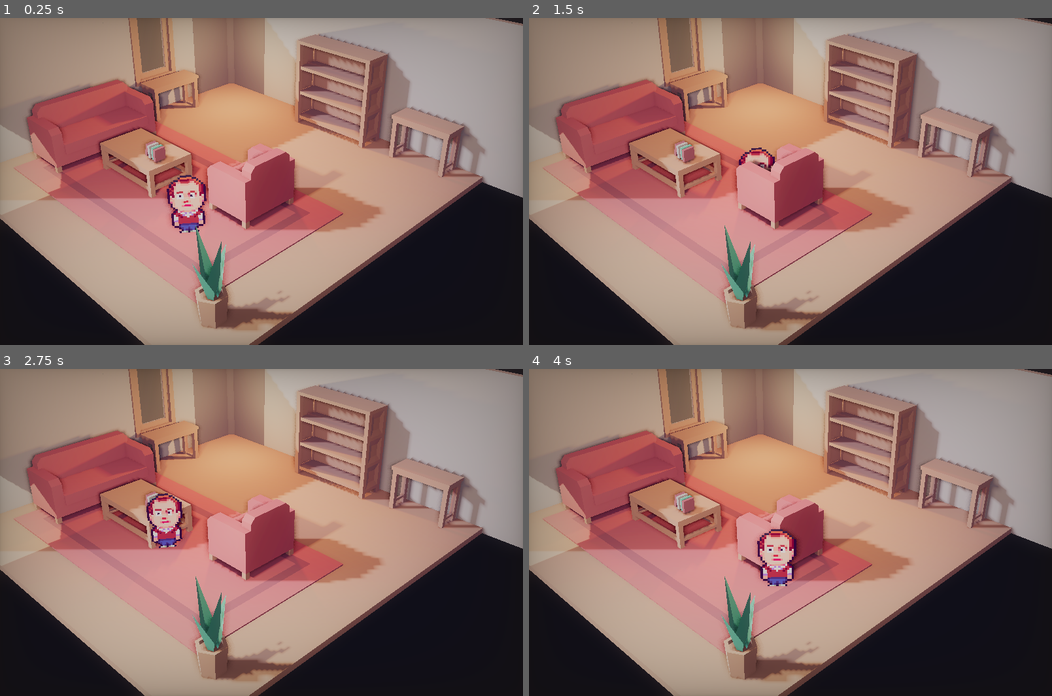
Above: before the commit, frames 1-4 (two rows, left to right).
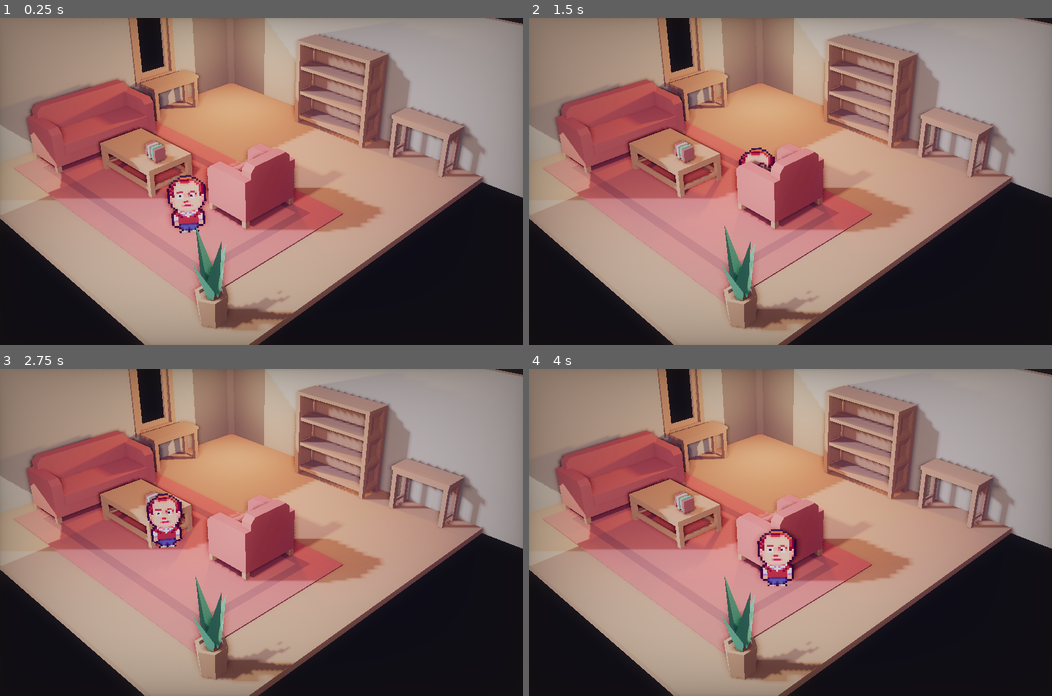
Above: after the commit, the same moments.

Repository: TerjeBallestad/godot-2D-HD
Game: Godot game, scene res://scenes/interior/interior_scene.tscn
Two runs of this game, one before a commit and one after it. Both use one fixed random seed, a clock stepped at 60 frames per second and the inputs below.
Inputs (mouse positions are in pixels of both pictures, inside the frame that each line leads up to):
- Up to frame 1 (0.25 s): no input
- Up to frame 2 (1.5 s): tap Enter at 0.5 s; move the mouse to (905, 165) at 0.52 s; tap Q at 0.6 s; click (905, 165) at 0.67 s; drag from (685, 197) to (764, 246) at 1.27 s
- Up to frame 3 (2.75 s): move the mouse to (313, 460) at 2.02 s; tap R at 2.1 s; click (313, 460) at 2.17 s
- Up to frame 4 (4 s): tap Space at 2.75 s; drag from (764, 597) to (633, 483) at 2.77 s; move the mouse to (947, 581) at 3.52 s; tap Q at 3.6 s; click (947, 581) at 3.67 s

The runs differ from the first frame. In frame 1, 0.7% of the frame differs, in the area x 26-32%, y 0-17%; in frame 2, 0.7%; in frame 3, 0.7%; in frame 4, 0.7%.

Commit message:
fix(05-01): remove invalid return from shader fragment function
Godot spatial shaders don't support early return in fragment().
Refactored to use if/else structure instead.

Co-Authored-By: Claude Opus 4.5 <noreply@anthropic.com>

Diff:
--- a/shaders/tilt_shift.gdshader
+++ b/shaders/tilt_shift.gdshader
@@ -24,34 +24,35 @@
 
 
 void fragment() {
-	// Early return with unblurred screen if disabled
+	vec3 color;
+
 	if (!enabled) {
-		ALBEDO = texture(screen_texture, SCREEN_UV).rgb;
-		return;
+		// Pass through unblurred screen when disabled
+		color = texture(screen_texture, SCREEN_UV).rgb;
+	} else {
+		// Sample depth and reconstruct world position
+		float depth_raw = texture(depth_texture, SCREEN_UV).x;
+		vec3 ndc = vec3(SCREEN_UV * 2.0 - 1.0, depth_raw);
+		vec4 position_view = INV_PROJECTION_MATRIX * vec4(ndc, 1.0);
+		position_view.xyz /= position_view.w;
+		vec4 world = INV_VIEW_MATRIX * position_view;
+		vec3 world_position = world.xyz / world.w;
+
+		// Spherical distance from focal point (user decision: spherical shape)
+		float dist_to_focal = distance(world_position, focal_point);
+
+		// Smooth ease falloff (user decision: slow start, accelerates)
+		float blur_factor = smoothstep(focus_distance, focus_distance + blur_transition, dist_to_focal);
+		float blur_amount = blur_factor * blur_max;
+
+		// Reduce blur at screen edges (user decision: soften effect near boundaries)
+		vec2 edge_dist = min(SCREEN_UV, 1.0 - SCREEN_UV);
+		float edge_factor = smoothstep(0.0, 0.1, min(edge_dist.x, edge_dist.y));
+		blur_amount *= edge_factor;
+
+		// Sample with mipmap blur
+		color = textureLod(screen_texture, SCREEN_UV, blur_amount).rgb;
 	}
-
-	// Sample depth and reconstruct world position
-	float depth_raw = texture(depth_texture, SCREEN_UV).x;
-	vec3 ndc = vec3(SCREEN_UV * 2.0 - 1.0, depth_raw);
-	vec4 position_view = INV_PROJECTION_MATRIX * vec4(ndc, 1.0);
-	position_view.xyz /= position_view.w;
-	vec4 world = INV_VIEW_MATRIX * position_view;
-	vec3 world_position = world.xyz / world.w;
-
-	// Spherical distance from focal point (user decision: spherical shape)
-	float dist_to_focal = distance(world_position, focal_point);
-
-	// Smooth ease falloff (user decision: slow start, accelerates)
-	float blur_factor = smoothstep(focus_distance, focus_distance + blur_transition, dist_to_focal);
-	float blur_amount = blur_factor * blur_max;
-
-	// Reduce blur at screen edges (user decision: soften effect near boundaries)
-	vec2 edge_dist = min(SCREEN_UV, 1.0 - SCREEN_UV);
-	float edge_factor = smoothstep(0.0, 0.1, min(edge_dist.x, edge_dist.y));
-	blur_amount *= edge_factor;
-
-	// Sample with mipmap blur
-	vec3 color = textureLod(screen_texture, SCREEN_UV, blur_amount).rgb;
 
 	ALBEDO = color;
 }
